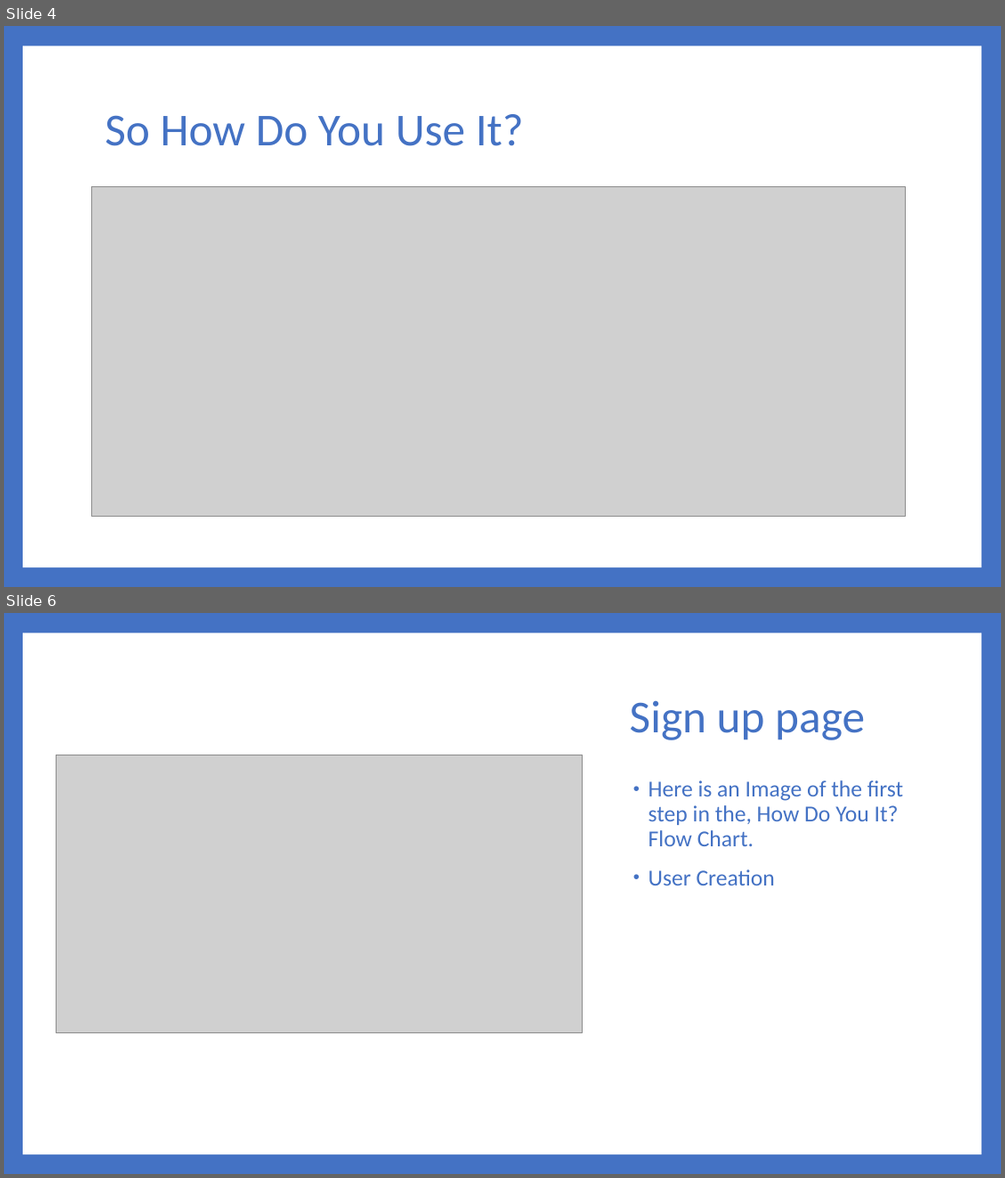
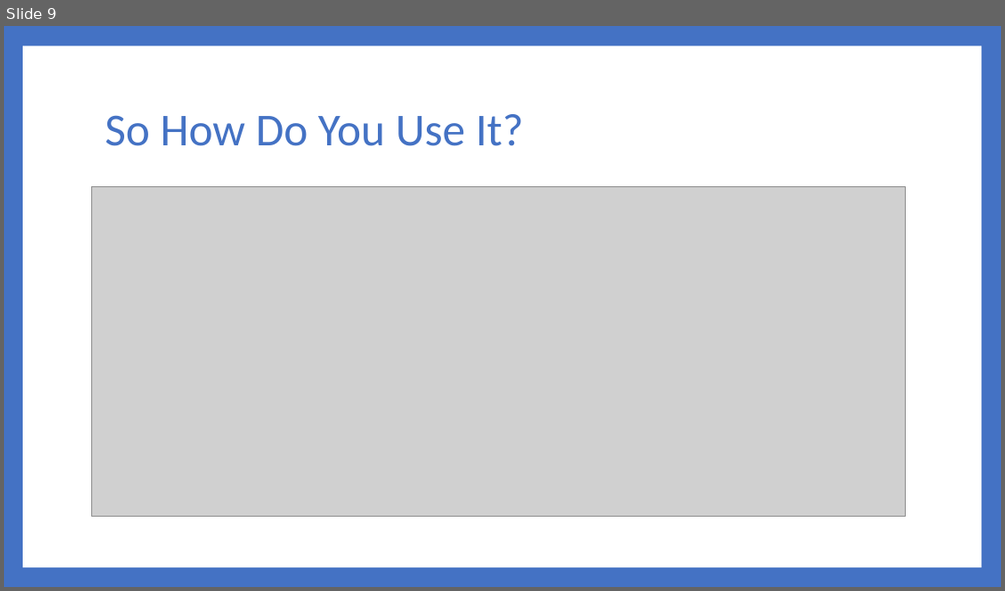
Before and after one commit to Dwaddle26/EncryptNotes, a slide deck: Phase 4 Documentation/Team_2_Presentation_4.pptx. Shown one above the other, each under a label of ours: slides 4 and 6 before the commit, slide 9 after it; the slides between them are not shown. The pictures are 1005x1178 and 1005x591 pixels, drawn with LibreOffice and Linux fonts; fonts in the diff are those of the drawing; grey boxes stand for pictures. Boxes give left, top, right and bottom in pixels: in the first picture for what was removed or moved away, otherwise in the second. Text is boxed around its words. In the diff, an @@ line names an element or a change of style, - is before the commit and + after.

```diff
--- a/Phase 4 Documentation/Team_2_Presentation_4.pptx
+++ b/Phase 4 Documentation/Team_2_Presentation_4.pptx
@@ slide 6 removed at bbox=[4, 613, 1001, 1174], background #4472C4 @@
@@ rectangle removed at bbox=[23, 633, 981, 1154] @@
@@ title removed at bbox=[630, 700, 865, 740] @@
-Sign up page
@@ picture removed at bbox=[56, 755, 582, 1032] @@
@@ text removed at bbox=[648, 780, 903, 885] @@
-• Here is an Image of the first step in the, How Do You It? Flow Chart.
-• User Creation
@@ what was slide 4 is now slide 9 @@
```
Also in this commit, not shown: 7 slides changed, 4 slides added, 2 other slides removed, 1 other file.
